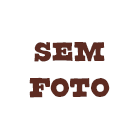
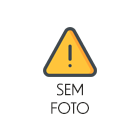
Comparing the layer stacks of the two (140, 140) images. Changes:
added layer "Layer 1" above "SEM FOTO" over [43, 27, 97, 77]
painted on "SEM FOTO" over [29, 42, 110, 114]
